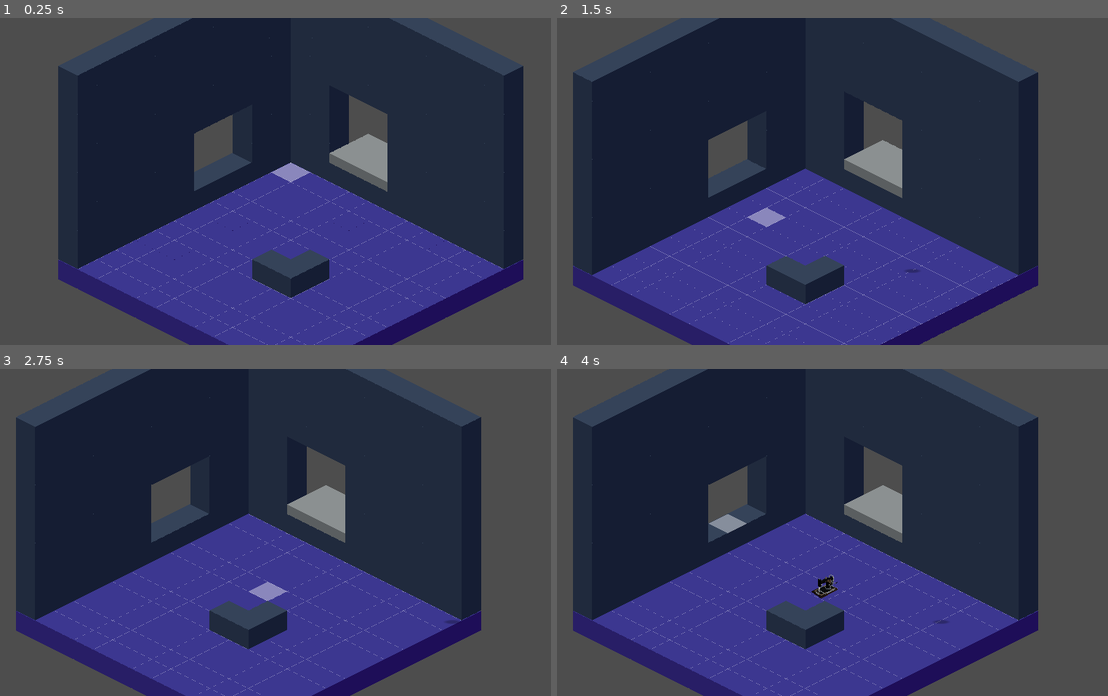
Above: before the commit, frames 1-4 (two rows, left to right).
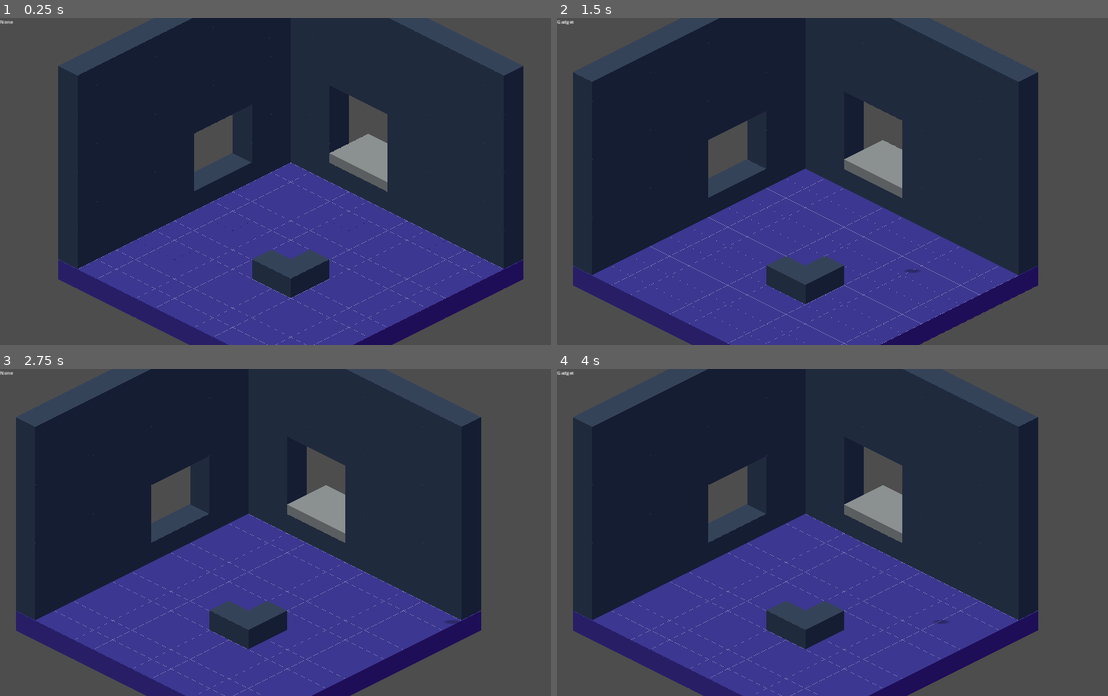
Above: after the commit, the same moments.

Repository: kaelynfmp/HearthLight
Game: Godot game, scene res://scenes/room.tscn
The game is run twice, just before and just after one commit, with the same random seed, the same clock (stepped at 60 frames per second) and the same inputs.
Inputs (mouse positions are in pixels of both pictures, inside the frame that each line leads up to):
- Up to frame 1 (0.25 s): no input
- Up to frame 2 (1.5 s): tap Enter (ui_accept) at 0.5, 0.77, 1.25 s; move the mouse to (975, 165) at 0.52 s; hold D (move_right) 0.53-1.25 s; tap 1 (toggle_placing_mode, bound only after the commit) at 0.6 s; click (975, 165) at 0.67 s; drag from (733, 197) to (815, 246) at 1.27 s
- Up to frame 3 (2.75 s): tap Enter (ui_accept) at 2 s; move the mouse to (347, 460) at 2.02 s; hold D (move_right) from 2.03 s (still down); tap 1 (toggle_placing_mode, bound only after the commit) at 2.1 s; click (347, 460) at 2.17 s
- Up to frame 4 (4 s): release D (move_right) at 2.75 s; drag from (815, 597) to (672, 483) at 2.77 s; tap Enter (ui_accept) at 3.5, 3.77 s; move the mouse to (1019, 581) at 3.52 s; hold A (move_left) from 3.53 s (still down); hold Shift (modifier) from 3.53 s (still down); click (1019, 581) at 3.67 s; tap 1 (toggle_placing_mode, bound only after the commit) at 3.8 s

The runs differ from the first frame. In frame 1, 0.2% of the frame differs, in the area x 0-57%, y 0-51%; in frame 2, 0.2%; in frame 3, 0.2%; in frame 4, 0.4%, in the area x 0-51%, y 0-71%.

Commit message:
Added temporpary placing mode

Diff:
--- a/project.godot
+++ b/project.godot
@@ -90,6 +90,11 @@
 "events": [Object(InputEventKey,"resource_local_to_scene":false,"resource_name":"","device":-1,"window_id":0,"alt_press …(195 unchanged characters)…
 ]
 }
+toggle_placing_mode={
+"deadzone": 0.5,
+"events": [Object(InputEventKey,"resource_local_to_scene":false,"resource_name":"","device":0,"window_id":0,"alt_pressed":false,"shift_pressed":false,"ctrl_pressed":false,"meta_pressed":false,"pressed":false,"keycode":0,"physical_keycode":49,"key_label":0,"unicode":0,"location":0,"echo":false,"script":null)
+]
+}
 
 [rendering]
 
--- a/scenes/cursor.tscn
+++ b/scenes/cursor.tscn
@@ -1,7 +1,7 @@
 [gd_scene load_steps=3 format=3 uid="uid://l6lptv3o5juw"]
 
 [ext_resource type="Script" path="res://scripts/gui/inventory/slot.gd" id="1_28phl"]
-[ext_resource type="Script" path="res://scenes/cursor.gd" id="1_gghae"]
+[ext_resource type="Script" path="res://scripts/gui/cursor.gd" id="1_gghae"]
 
 [node name="Cursor" type="Node2D"]
 z_index = 4096
--- a/scenes/room.tscn
+++ b/scenes/room.tscn
@@ -9,6 +9,7 @@
 [ext_resource type="Resource" uid="uid://b1gb7sbupakg4" path="res://resources/character/inventory.tres" id="6_kcpka"]
 [ext_resource type="PackedScene" uid="uid://c6g34by20r0qc" path="res://scenes/inventory/inventory.tscn" id="8_p13u3"]
 [ext_resource type="PackedScene" uid="uid://l6lptv3o5juw" path="res://scenes/cursor.tscn" id="9_6c5mx"]
+[ext_resource type="Script" path="res://scripts/gui/temp_placing_mode.gd" id="10_8csei"]
 
 [node name="Room" type="Node"]
 
@@ -154,3 +155,11 @@
 grow_vertical = 2
 
 [node name="Cursor" parent="HUD" instance=ExtResource("9_6c5mx")]
+
+[node name="TempPlacingMode" type="RichTextLabel" parent="HUD"]
+offset_right = 133.0
+offset_bottom = 40.0
+text = "Placing Mode"
+fit_content = true
+scroll_active = false
+script = ExtResource("10_8csei")
--- a/scripts/environment/tile_layers.gd
+++ b/scripts/environment/tile_layers.gd
@@ -8,15 +8,18 @@
 									Vector2i(1, 0),
 									Vector2i(-1, 0)
 									]
-var tile_objects: Dictionary = {}
+var tile_map: Dictionary = {}
 
 @onready var marker: Node2D = get_node("Marker") # Child Node2D
 
+var base_layer: Node2D
+
+var is_placing: String = "Gadget" # Change this to place Pipe
+
 # Called when the node enters the scene tree for the first time.
 func _ready() -> void:
-	var base_layer = $Base
+	base_layer = $Base
 	var exclusions = base_layer.get_used_cells()
-	var tile_in_layer = []
 
 	for layer:TileMapLayer in self.find_children("", "TileMapLayer"):
 		var cur_exclusions = exclusions.duplicate(true)
@@ -25,13 +28,9 @@
 			cur_exclusions[idx] -= Vector2i(layer.z_index, layer.z_index)
 		place_boundaries(layer, cur_exclusions)
 
-
-
-
-
 func place_boundaries(layer, exclusions=[]):
 	var used = layer.get_used_cells()
-	tile_objects[layer.get_name()] = []
+	tile_map[layer.get_name()] = []
 	for tile in used:
 		for offset in offsets:
 			var current_tile = tile + offset
@@ -39,46 +38,48 @@
 				if layer.get_cell_source_id(current_tile) == -1:
 					# nothing present
 					layer.set_cell(current_tile, 0, boundary_atlas_pos)
-		tile_objects[layer.get_name()].append(tile)
+		# We only deal with the first 3 layers since we do not allow gadget stacking
+		if layer.get_name() in ["Base", "Layer 1", "Layer 2"]:
+			tile_map[layer.get_name()].append(tile)
 
 # Called every frame. 'delta' is the elapsed time since the previous frame.
-func _process(delta: float) -> void:
+func _process(_delta: float) -> void:
 	var mouse_pos = get_local_mouse_position()
-	var base = find_child("Base")
-	var cell_pos = base.local_to_map(mouse_pos)
+	var cell_pos = base_layer.local_to_map(mouse_pos)
 	if cell_pos:
 		var lowest_layer = get_lowest_available_tile(cell_pos)
 		var index = lowest_layer["layer_relative_index"]
 		var lowest = lowest_layer["layer_name"]
 		if lowest != "":
-			marker.position = base.map_to_local(cell_pos)
+			marker.position = base_layer.map_to_local(cell_pos)
 			marker.z_index = 11 - index
-
 
 func _input(event: InputEvent) -> void:
 	if event is InputEventMouseButton and event.button_index == MOUSE_BUTTON_LEFT and event.pressed:
 		spawnObject()
 
 func get_lowest_available_tile(cell_pos: Vector2i) -> Dictionary:
-	var layers = find_children("", "TileMapLayer")
+
 	var lowest = ""
-	var index = 10
-	for i in range(len(layers) - 1, -1, -1):
-		var layer_name = layers[i].get_name()
-		if cell_pos in tile_objects[layer_name]:
-			if (i > 0) and (cell_pos + Vector2i(-1, -1)) not in tile_objects[layers[i - 1].get_name()]:
-				lowest = layer_name
-				index = i
-			elif i == 0:
-				lowest = layer_name
-				index = i
-	return {"layer_name": lowest, "layer_relative_index": index}
+	var lowest_index = 0
+	#for i in range(len(layers) - 1, -1, -1):
+		#var layer_name = layers[i].get_name()
+		#if cell_pos in tile_map[layer_name]:
+			#if (i > 0) and (cell_pos + Vector2i(-1, -1)) not in tile_map[layers[i - 1].get_name()]:
+				#lowest = layer_name
+				#index = i
+				#break
+			#elif i == 0:
+				#lowest = layer_name
+				#index = i
+	#for index in range(len()):
+		#var layer_name =
+	return {"layer_name": lowest, "layer_relative_index": lowest_index}
 
 func spawnObject() -> void:
 	# Check if in used tile
 	var mouse_pos = get_local_mouse_position()
-	var base = find_child("Base")
-	var cell_pos = base.local_to_map(mouse_pos)
+	var cell_pos = base_layer.local_to_map(mouse_pos)
 	var lowest_layer = get_lowest_available_tile(cell_pos)
 	var lowest = lowest_layer["layer_name"]
 	var index = lowest_layer["layer_relative_index"]
@@ -89,12 +90,12 @@
 		var instance = gadget.instantiate()
 		instance.set_name("Gadget")
 		instance.z_index = 11 - index
-		instance.position = base.map_to_local(cell_pos)
+		instance.position = base_layer.map_to_local(cell_pos)
 		var layer = find_child(lowest)
 		layer.add_child(instance)
 		var layer_occupied_index = 10 - index
 		var layer_occupied_name = "Layer %d"% (layer_occupied_index + 1)
-		if layer_occupied_name not in tile_objects:
-			tile_objects[layer_occupied_name] = []
-		tile_objects[layer_occupied_name].append(cell_pos + Vector2i(-1, -1))
+		if layer_occupied_name not in tile_map:
+			tile_map[layer_occupied_name] = []
+		tile_map[layer_occupied_name].append(cell_pos + Vector2i(-1, -1))
 		#print("Placed")
--- a/scripts/gamemanager.gd
+++ b/scripts/gamemanager.gd
@@ -2,7 +2,10 @@
 
 signal inventory_changed
 
-@export var inventory:bool = false
+@export var inventory: bool = false
+
+# Temp
+@export var is_placing_gadget: bool = false
 
 var cursor:Node2D
 
@@ -22,6 +25,9 @@
 func _process(_delta: float) -> void:
 	if Input.is_action_just_pressed("inventory"):
 		change_inventory()
+
+	elif Input.is_action_just_pressed("toggle_placing_mode"):
+		is_placing_gadget = !is_placing_gadget
 
 func change_inventory():
 	if inventory:
--- /dev/null
+++ b/scripts/gui/temp_placing_mode.gd
@@ -0,0 +1,14 @@
+extends RichTextLabel
+
+
+# Called when the node enters the scene tree for the first time.
+func _ready() -> void:
+	pass # Replace with function body.
+
+
+# Called every frame. 'delta' is the elapsed time since the previous frame.
+func _process(delta: float) -> void:
+	if GameManager.is_placing_gadget:
+		text = "Gadget"
+	else:
+		text = "None"
--- a/scripts/objects/marker.gd
+++ b/scripts/objects/marker.gd
@@ -14,7 +14,7 @@
 
 
 # Called every frame. 'delta' is the elapsed time since the previous frame.
-func _process(delta: float) -> void:
+func _process(_delta: float) -> void:
 	pass
 
 func _draw() -> void:
Not shown: 1 places in scenes/room.tscn that only renumber resources
